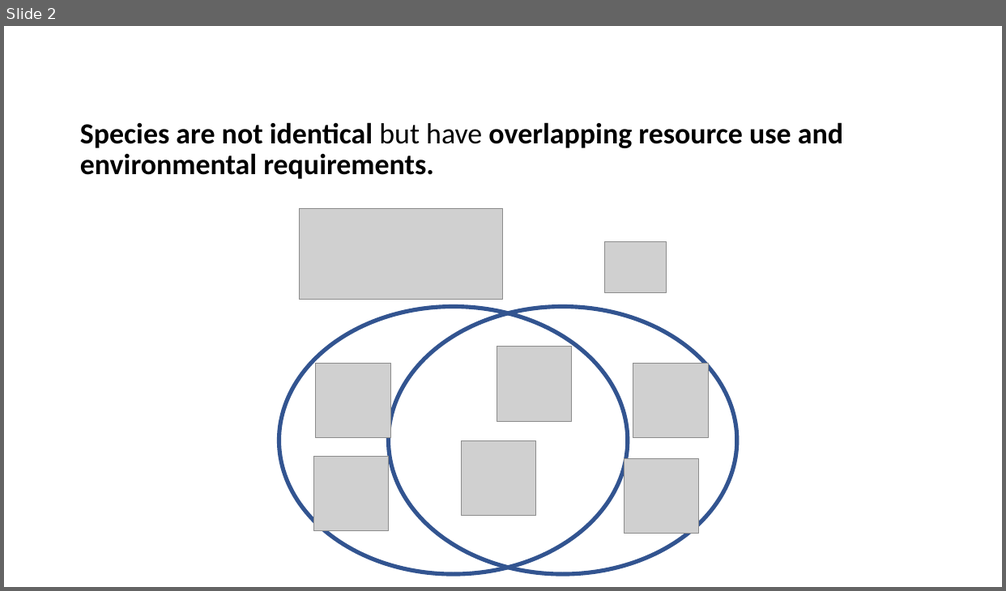
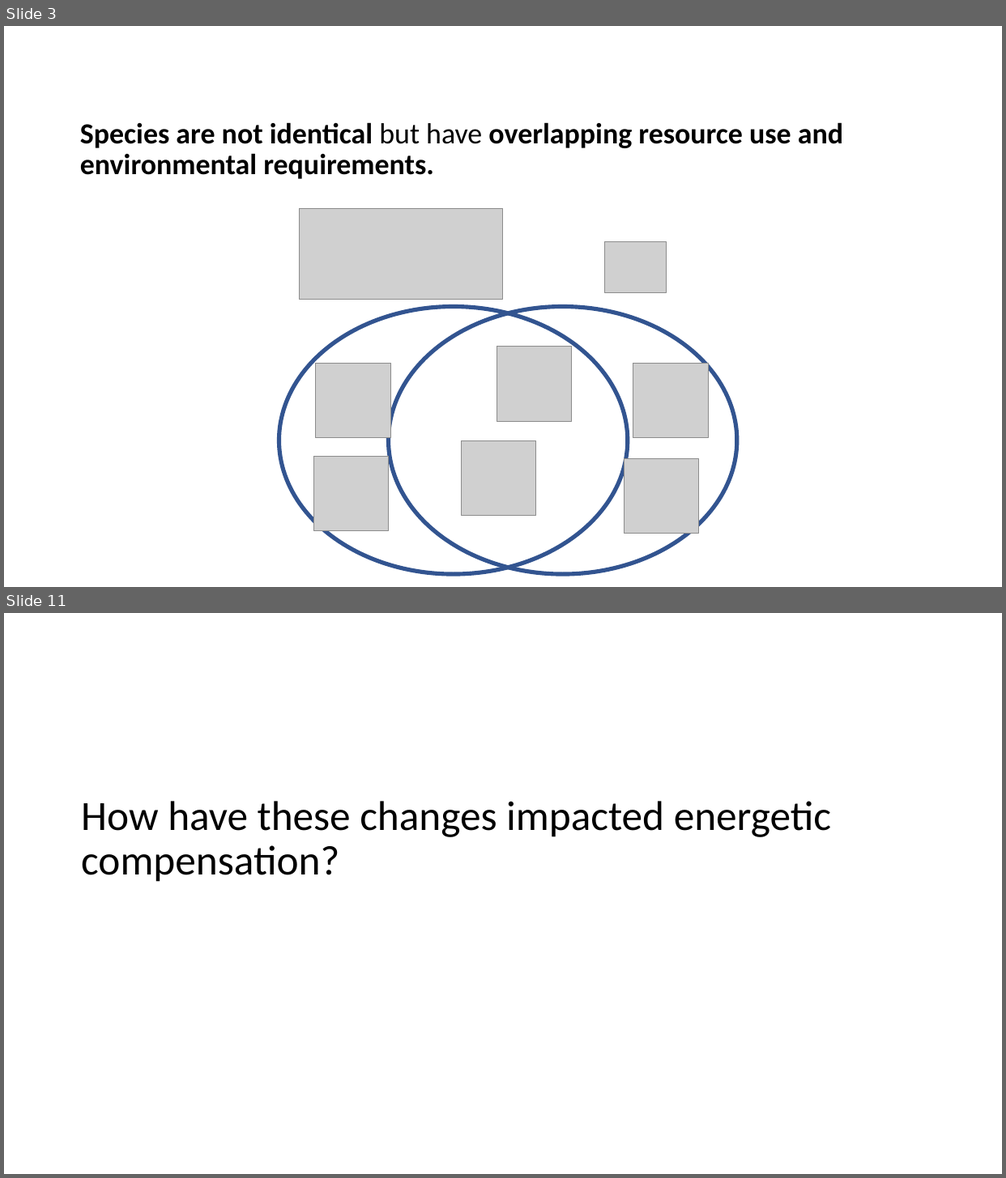
Before and after one commit to diazrenata/squareone, a slide deck: presentations/esa/rat pictures.pptx. Shown one above the other, each under a label of ours: slide 2 before the commit, slides 3 and 11 after it; the slides between them are not shown. The pictures are 1006x591 and 1006x1178 pixels, drawn with LibreOffice and Linux fonts; fonts in the diff are those of the drawing; grey boxes stand for pictures. Boxes give left, top, right and bottom in pixels: in the first picture for what was removed or moved away, otherwise in the second. Text is boxed around its words. In the diff, an @@ line names an element or a change of style, - is before the commit and + after.

```diff
--- a/presentations/esa/rat pictures.pptx
+++ b/presentations/esa/rat pictures.pptx
@@ slide 11 added at (x1=4, y1=613, x2=1002, y2=1174), background #FFFFFF @@
@@ text added at (x1=81, y1=801, x2=831, y2=882), 40 pt, text #000000 @@
+How have these changes impacted energetic compensation?
@@ what was slide 2 is now slide 3 @@
```
Also in this commit, not shown: 2 slides changed, 13 other slides added, 2 slides removed.
